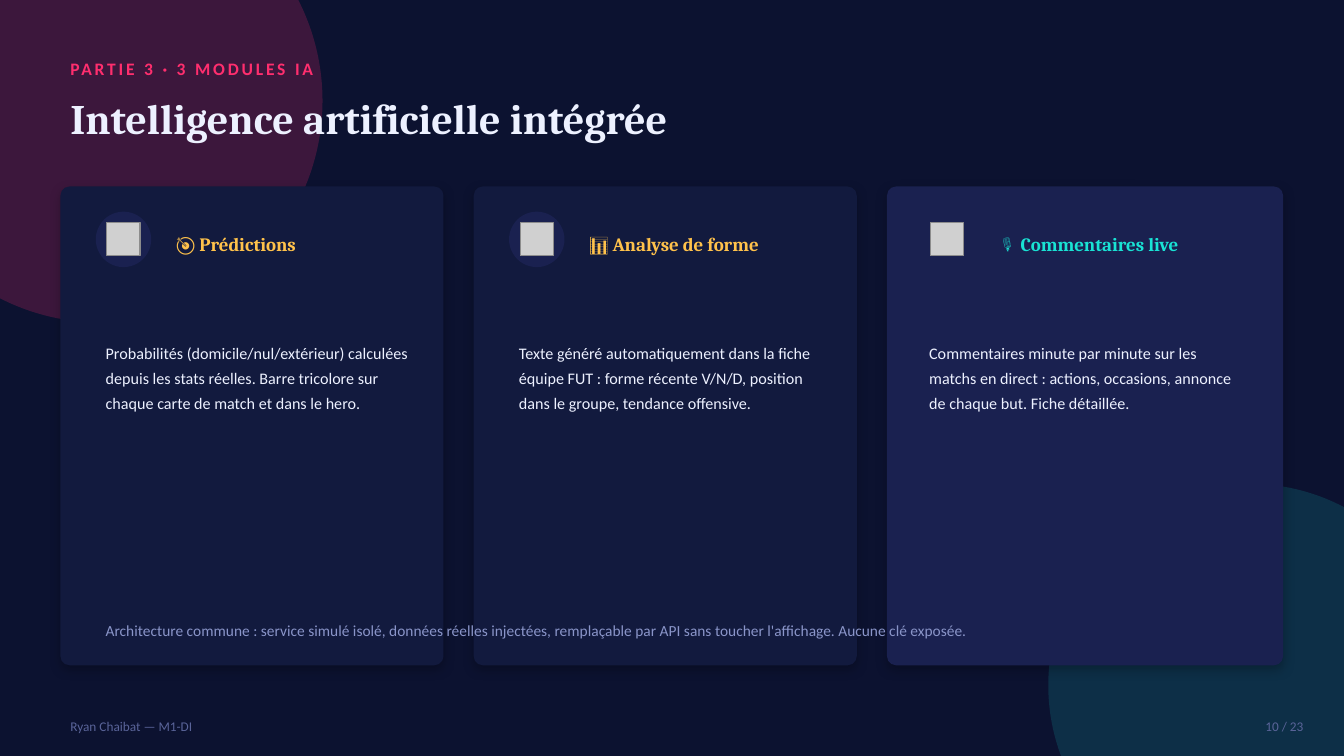
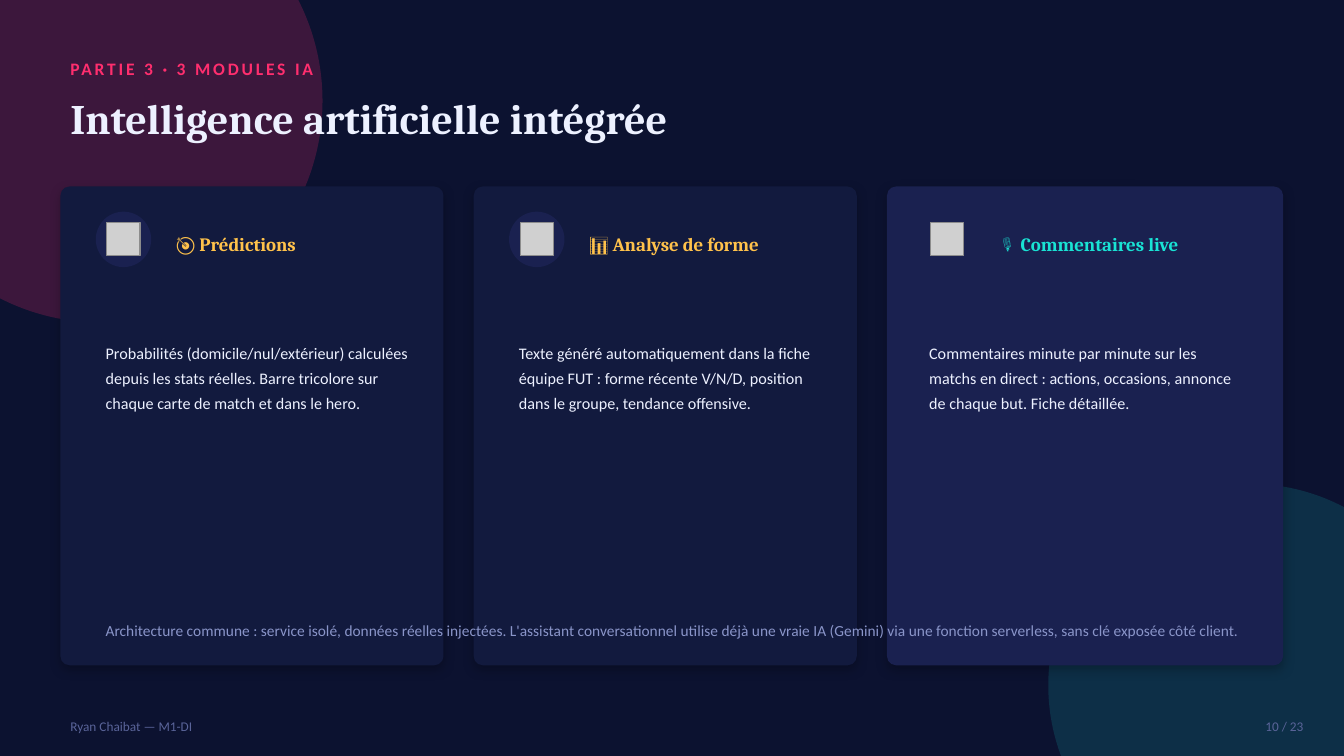
Before and after one commit to SkG-95/Worldcup2026, a slide deck: slide 10 of Document/Soutenance_Ryan_CHAIBAT.pptx. Drawn at 1344x756 pixels with LibreOffice and Linux fonts; fonts in the diff are those of the drawing; grey boxes stand for pictures. Boxes give left, top, right and bottom in pixels: in the first picture for what was removed or moved away, otherwise in the second. Text is boxed around its words. In the diff, an @@ line names an element or a change of style, - is before the commit and + after.

Commit message:
docs: met à jour la documentation suite à l'intégration de la vraie IA
- Cahier des charges technique : nouvelle sous-section documentant
  l'exception serverless (assistant IA via Gemini), mise à jour de la
  synthèse technique et du tableau des risques de sécurité (clé API
  désormais isolée côté serveur, plus seulement une intention).
- DEVOPS.md : nouvelle section sur la fonction serverless et la
  gestion du secret GEMINI_API_KEY, mise à jour de la sécurité
  opérationnelle et des évolutions possibles.
- Gestion_Projet_Ryan_CHAIBAT.docx : ajoute /api à la structure du
  dépôt documentée.
- Soutenance_Ryan_CHAIBAT.pptx : nuance le choix "pas de back-end"
  (données uniquement), et mentionne l'intégration réelle de l'IA sur
  les slides Choix technique, Modules IA et Déploiement continu.

```diff
--- a/Document/Soutenance_Ryan_CHAIBAT.pptx
+++ b/Document/Soutenance_Ryan_CHAIBAT.pptx
@@ text at bbox=[106, 625, 1237, 639]: text changed @@
-Architecture commune : service simulé isolé, données réelles injectées, remplaçable par API sans toucher l'affichage. Aucune clé exposée.
+Architecture commune : service isolé, données réelles injectées. L'assistant conversationnel utilise déjà une vraie IA (Gemini) via une fonction serverless, sans clé exposée côté client.
```
Also in this commit, not shown: 2 other slides changed, 3 other files.
